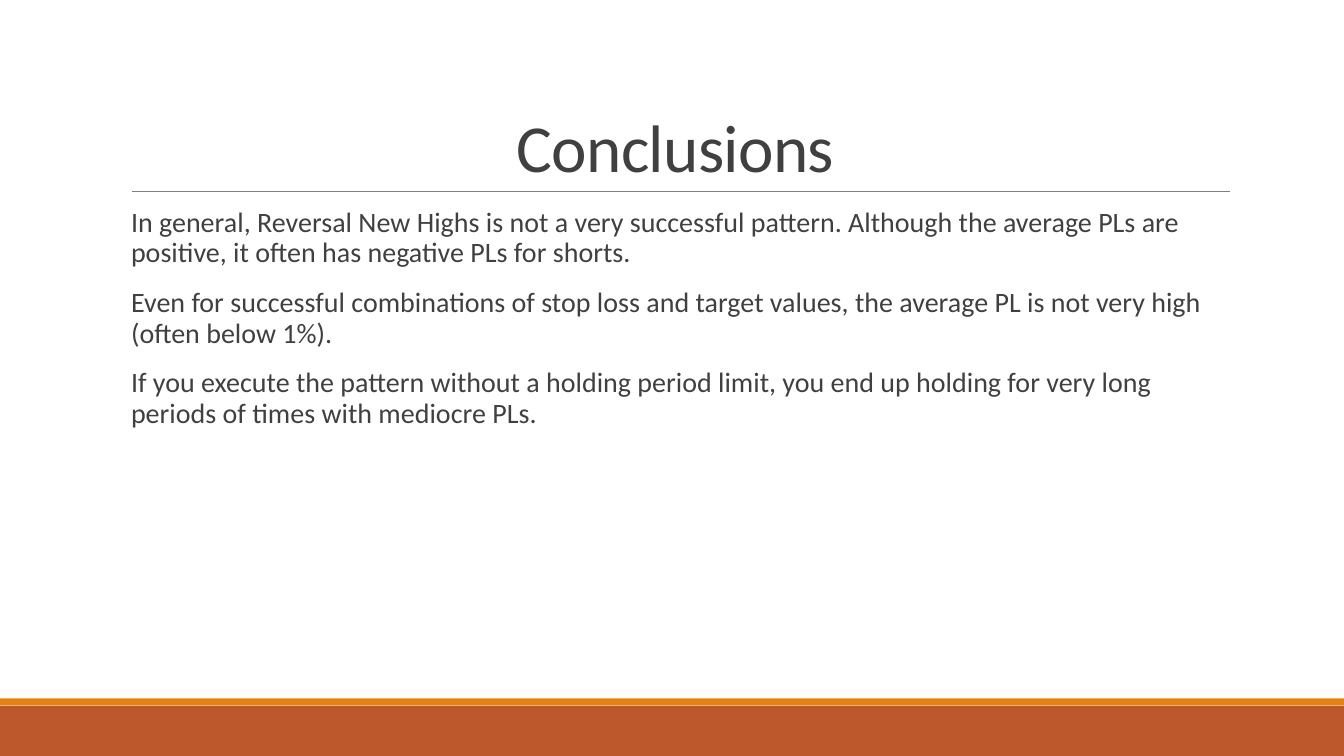
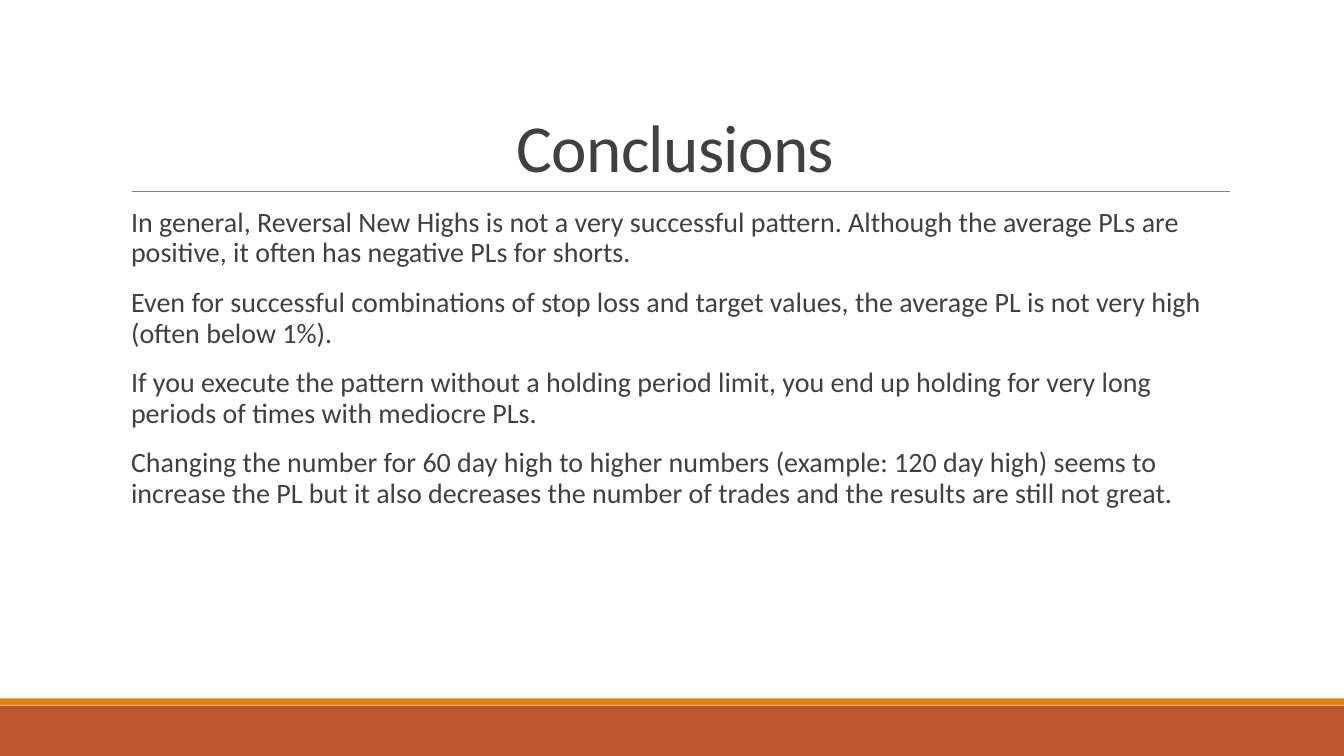
Before and after one commit to mchowdhury91/MAC286Stocks, a slide deck: slide 9 of Reversal New Highs.pptx. Drawn at 1344x756 pixels with LibreOffice and Linux fonts; fonts in the diff are those of the drawing. Boxes give left, top, right and bottom in pixels: in the first picture for what was removed or moved away, otherwise in the second. Text is boxed around its words. In the diff, an @@ line names an element or a change of style, - is before the commit and + after.

```diff
--- a/Reversal New Highs.pptx
+++ b/Reversal New Highs.pptx
@@ text at <box>131,451,1172,508</box>: paragraph added @@
+  Changing the number for 60 day high to higher numbers (example: 120 day high) seems to increase the PL but it also decreases the number of trades and the results are still not great.
```
Also in this commit, not shown: 2 other slides changed, 3 slides added, 3 slides removed, 5 other files.
